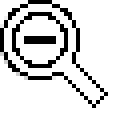
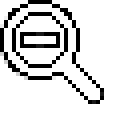
Two versions of the same layered image (128x128). Layer-by-layer changes:
moved "Zoom out" above "Zoom out 3d effect", painted on it over [16, 16, 108, 108]
renamed "Zoom out #1" to "Zoom out 3d effect", hid it, opacity 100% → 40%, blend normal → grain extract, painted on it over [16, 16, 108, 108]
